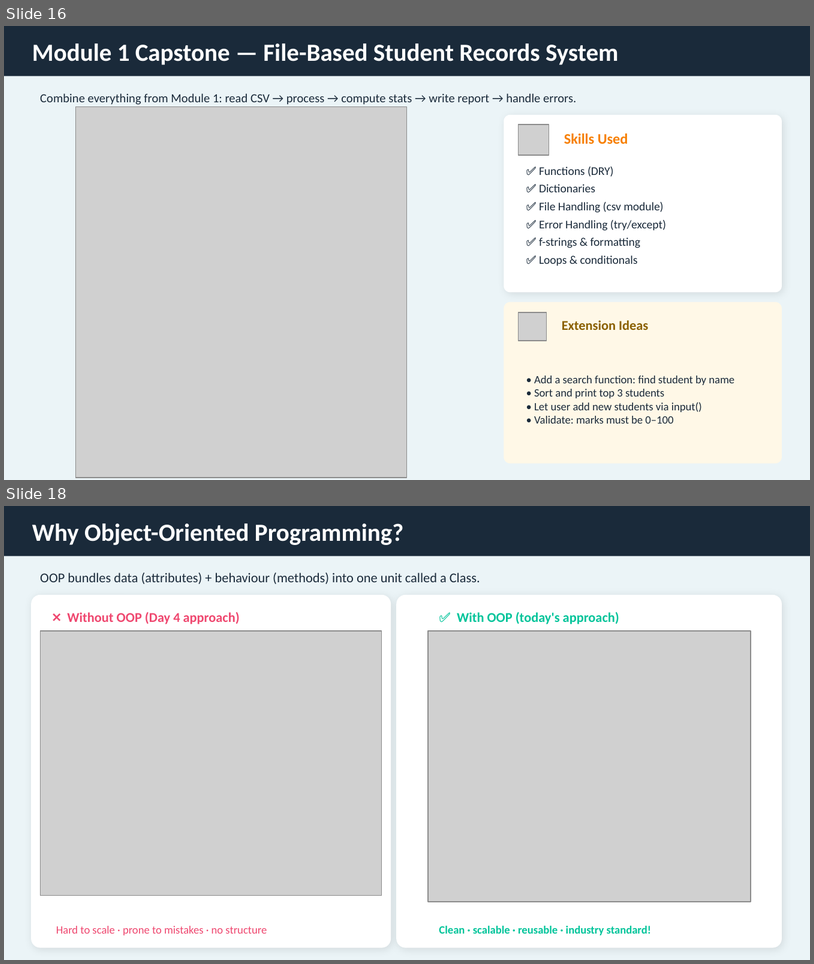
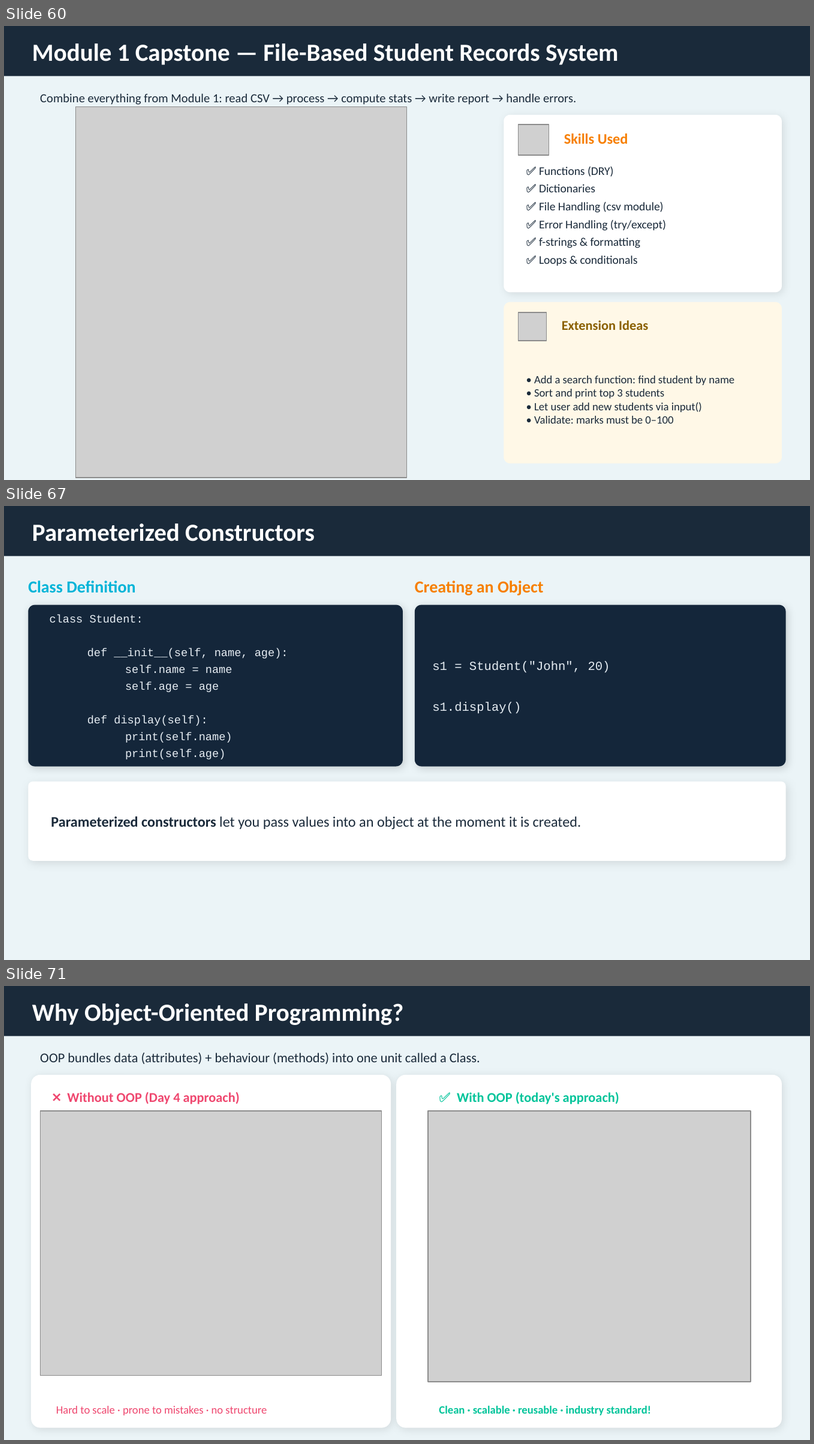
Before and after one commit to GursimranjeetSingh/2b-Academy, a slide deck: Presentations/Week2_Python_Bootcamp.pptx. Shown one above the other, each under a label of ours: slides 16 and 18 before the commit, slides 60, 67 and 71 after it; the slides between them are not shown. The pictures are 814x964 and 814x1444 pixels, drawn with LibreOffice and Linux fonts; fonts in the diff are those of the drawing; grey boxes stand for pictures. Boxes give left, top, right and bottom in pixels: in the first picture for what was removed or moved away, otherwise in the second. Text is boxed around its words. In the diff, an @@ line names an element or a change of style, - is before the commit and + after.

```diff
--- a/Presentations/Week2_Python_Bootcamp.pptx
+++ b/Presentations/Week2_Python_Bootcamp.pptx
@@ slide 67 added at <box>4,506,810,960</box>, background #EBF4F7 @@
@@ rectangle added at <box>4,506,810,556</box>, fill #1A2A3A @@
@@ text added at <box>32,523,315,541</box>, 22 pt, text #FFFFFF, bold @@
+Parameterized Constructors
@@ text added at <box>28,580,135,593</box>, 15 pt, text #00B4D8, bold @@
+Class Definition
@@ text added at <box>415,580,544,595</box>, 15 pt, text #F77F00, bold @@
+Creating an Object
@@ rounded rectangle added at <box>28,604,403,766</box>, fill #14263A @@
@@ rounded rectangle added at <box>415,604,786,766</box>, fill #14263A @@
@@ text added at <box>50,615,288,759</box>, 10 pt, text #E6EDF3 @@
+class Student:
+def __init__(self, name, age):
+self.name = name
+self.age = age
+def display(self):
+print(self.name)
+print(self.age)
@@ text added at <box>432,661,611,714</box>, 11 pt, text #E6EDF3 @@
+s1 = Student("John", 20)
+s1.display()
@@ rounded rectangle added at <box>28,781,786,860</box>, fill #FFFFFF @@
@@ text added at <box>51,816,582,829</box>, 13 pt, text #1A2A3A @@
+Parameterized constructors let you pass values into an object at the moment it is created.
@@ what was slide 16 is now slide 60 @@
@@ what was slide 18 is now slide 71 @@
```
Also in this commit, not shown: 14 slides changed, 55 other slides added, 3 slides removed, 1 other file.
